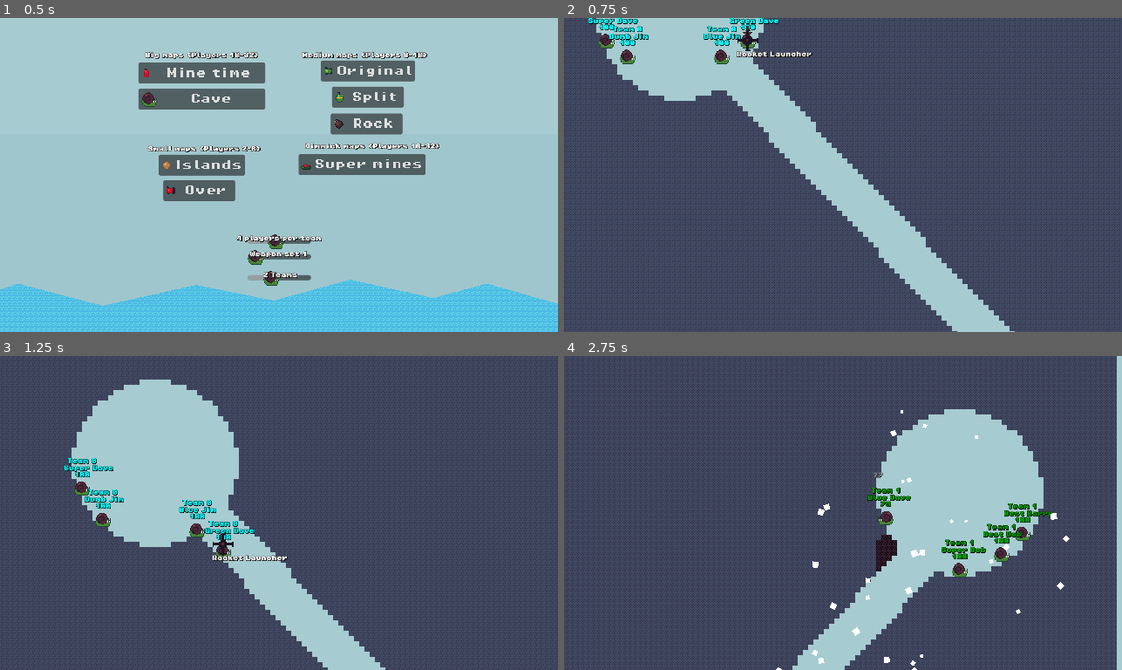
Above: before the commit, frames 1-4 (two rows, left to right).
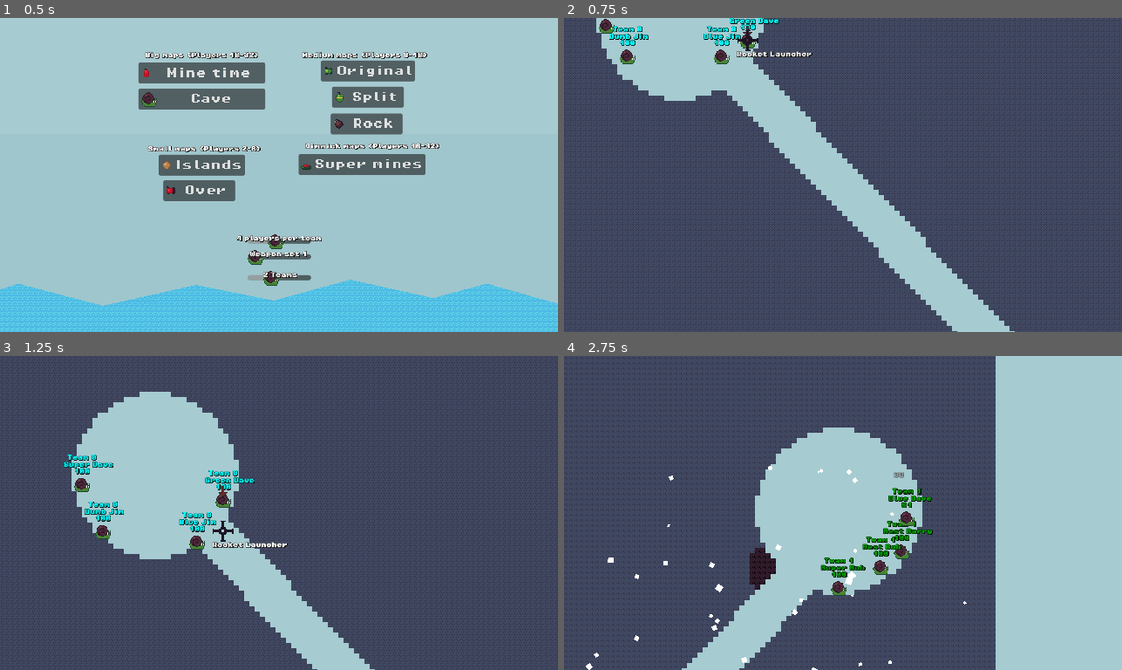
Above: after the commit, the same moments.

Repository: codingbanana21/Snail-Wars
Game: Godot game, scene res://scenes/menu.tscn
The game is run twice, just before and just after one commit, with the same random seed, the same clock (stepped at 60 frames per second) and the same inputs.
Inputs (mouse positions are in pixels of both pictures, inside the frame that each line leads up to):
- Up to frame 1 (0.5 s): no input
- Up to frame 2 (0.75 s): click "Mine time" at 0.5 s
- Up to frame 3 (1.25 s): no input
- Up to frame 4 (2.75 s): tap Enter (skip) at 1.25 s; move the mouse to (870, 513) at 1.27 s; press the mouse at (870, 513) at 1.28 s; hold D (right) from 1.28 s (still down); tap W (jump) at 1.52, 2.27 s; move the mouse to (815, 513) at 2.02 s; release the mouse at (815, 513) at 2.03 s; tap Mouse wheel down (last_weapon) at 2.1 s

Frame 1 is identical in both runs. In frame 2, 0.3% of the frame differs, in the area x 4-14%, y 0-10%; in frame 3, 24%; in frame 4, 60%, in the area x 0-100%, y 0-100%.

Commit message:
Small fixs

Diff:
--- a/projectiles/bomb.tscn
+++ b/projectiles/bomb.tscn
@@ -13,7 +13,7 @@
 damage = 8
 size = 3
 knockback = 30
-projectile_hp = 6
+projectile_hp = 5
 spawn = true
 
 [node name="Image" parent="." index="0" unique_id=2045045234]
--- a/projectiles/fire.tscn
+++ b/projectiles/fire.tscn
@@ -11,12 +11,13 @@
 
 [node name="Fire" unique_id=791496552 instance=ExtResource("1_6ypq2")]
 damage = 12
-knockback = 30
+size = 3
+knockback = 15
 speed = 0.0
 min_speed = 0
 gravity = 250
 projectile_hp = 5
-hit_stun_time = 0.5
+hit_stun_time = 1.0
 timer = 10.0
 players_projectile = false
 
--- a/projectiles/fragment.tscn
+++ b/projectiles/fragment.tscn
@@ -11,10 +11,9 @@
 
 [node name="Fragment" unique_id=791496552 instance=ExtResource("1_1ak3v")]
 scale = Vector2(0.5, 0.5)
-damage = 4
+damage = 3
 size = 2
-knockback = 30
-speed = 0.0
+knockback = 15
 min_speed = 0
 projectile_hp = 4
 hit_stun_time = 0.05
--- a/projectiles/mine.tscn
+++ b/projectiles/mine.tscn
@@ -7,7 +7,7 @@
 size = Vector2(6, 12)
 
 [sub_resource type="RectangleShape2D" id="RectangleShape2D_1y4n3"]
-size = Vector2(9, 16)
+size = Vector2(10, 18)
 
 [node name="Mine" unique_id=791496552 instance=ExtResource("1_1y4n3")]
 damage = 35
@@ -30,5 +30,5 @@
 collision_mask = 6
 
 [node name="CollisionShape2D" parent="DetectBox" index="0" unique_id=1905896826]
-position = Vector2(2.5, 0)
+position = Vector2(2, 0)
 shape = SubResource("RectangleShape2D_1y4n3")
--- a/projectiles/pumkin_grenade.tscn
+++ b/projectiles/pumkin_grenade.tscn
@@ -19,4 +19,5 @@
 shape = SubResource("CircleShape2D_ispoe")
 
 [node name="CollisionShape2D" parent="DetectBox" parent_id_path=PackedInt32Array(289666369) index="0" unique_id=1905896826]
+position = Vector2(0, 0)
 shape = null
--- a/projectiles/super_mine.tscn
+++ b/projectiles/super_mine.tscn
@@ -7,7 +7,7 @@
 size = Vector2(6, 12)
 
 [sub_resource type="RectangleShape2D" id="RectangleShape2D_mw335"]
-size = Vector2(10, 16)
+size = Vector2(10.333334, 17.333334)
 
 [node name="SuperMine" unique_id=791496552 instance=ExtResource("1_mw335")]
 scale = Vector2(1.5, 1.5)
@@ -31,5 +31,5 @@
 collision_mask = 6
 
 [node name="CollisionShape2D" parent="DetectBox" index="0" unique_id=1905896826]
-position = Vector2(2, 0)
+position = Vector2(1.8333334, -4.7683716e-07)
 shape = SubResource("RectangleShape2D_mw335")
--- a/scenes/player.tscn
+++ b/scenes/player.tscn
@@ -12,7 +12,7 @@
 [ext_resource type="AudioStream" uid="uid://ca6ny0aoftjrj" path="res://assets/sounds/bang_01.ogg" id="9_ur7pv"]
 
 [sub_resource type="RectangleShape2D" id="RectangleShape2D_fjrip"]
-size = Vector2(14, 14)
+size = Vector2(16, 14)
 
 [node name="Player" type="CharacterBody2D" unique_id=1048355818 groups=["Player"]]
 collision_layer = 5
--- a/scripts/game.gd
+++ b/scripts/game.gd
@@ -37,7 +37,7 @@
 				map.set_cell(offset, 0 ,Vector2i(5, 0))
 			elif pixelColor == Color(1.0, 1.0, 0.0, 1.0):
 				var mine: Projectile
-				if Globals.map == "1g":
+				if Globals.map == "g1":
 					mine = load("res://projectiles/super_mine.tscn").instantiate()
 				else:
 					mine = load("res://projectiles/mine.tscn").instantiate()
--- a/scripts/projectile.gd
+++ b/scripts/projectile.gd
@@ -1,6 +1,7 @@
 class_name Projectile
 extends CharacterBody2D
 
+@onready var collision_shape_2d: CollisionShape2D = $CollisionShape2D
 @onready var detect_box: Area2D = $DetectBox
 @onready var gpu_particles_2d: GPUParticles2D = $GPUParticles2D
 @onready var explosion_timer: Timer = $ExplosionTimer
@@ -22,6 +23,7 @@
 @export var spawn_type: String = "fragment"
 
 var parent: Player
+var bodys_needed: int = 2
 
 
 func _ready() -> void:
@@ -31,6 +33,10 @@
 
 	if timer > 0:
 		explosion_timer.start(timer)
+
+	if projectile_hp > 1:
+		collision_shape_2d.disabled = true
+		bodys_needed = 1
 
 	if min_speed > speed:
 		speed = min_speed
@@ -50,7 +56,7 @@
 		explode(true)
 		return
 
-	if len(detect_box.get_overlapping_bodies()) > 1:
+	if len(detect_box.get_overlapping_bodies()) >= bodys_needed:
 		explode()
 
 	if !hit_timer.is_stopped():
